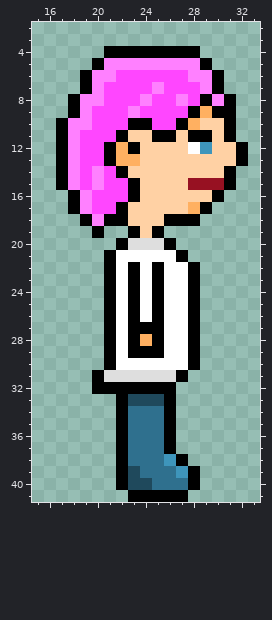
Edited in one commit: pixel-art sprite (sprites/sprDoctor/layers/feafd31d-fef2-406e-9972-338dfd5de06f/170a6e4d-7873-4912-81af-b77616c1d5a1.png). The picture above was drawn from the file before the commit.
The file is 50x42 pixels. Shown: x 15..33, y 2..41.
Once edited:
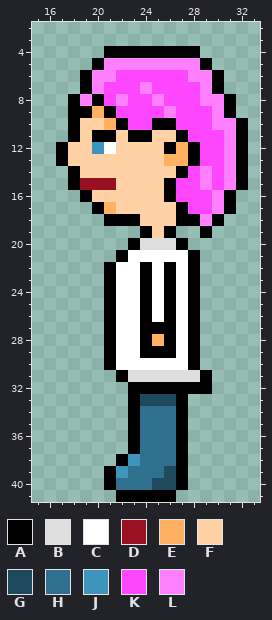
Palette (. is transparent): A #000000  B #dedede  C #ffffff  D #971122  E #ffb061  F #ffd1a4  G #1f495c  H #2f708e  J #3e95bb  K #ff46ff  L #ff80ff
Changes in this commit:
@@ x 15..33 @@
  6 ....ALLKKKKKKLLA...
- 7 ....ALKKKKLKKKLA...
- 8 ...ALLKKKLKKLKALA..
- 9 ...ALKKKLKKKKAEAA..
-10 ..ALLKKKAAKKAEFFA..
-11 ..ALKKKAFFAAFAAFA..
-12 ..ALKKAEAFFFFCJFFA.
-13 ..ALKKAEEFFFFFFFFA.
-14 ..ALKLKAFFFFFFFFA..
-15 ..ALKLKKAFFFFDDDA..
-16 ...ALKKKAFFFFFFA...
-17 ...ALKKAFFFFFEA....
-18 ....ALAAFFFAAA.....
-19 .....A..AFA........
-20 .......ABBBA.......
-21 ......ACCCCCA......
-22 ......ACACACCA.....
-23 ......ACACACCA.....
-24 ......ACACACCA.....
-25 ......ACACACCA.....
-26 ......ACACACCA.....
-27 ......ACAAACCA.....
-28 ......ACAEACCA.....
-29 ......ACAAACCA.....
+ 7 ....ALKKKLKKKKLA...
+ 8 ...ALAKLKKLKKKLLA..
+ 9 ...AAEAKKKKLKKKLA..
+10 ...AFFEAKKAAKKKLLA.
+11 ...AFAAFAAFFAKKKLA.
+12 ..AFFJCFFFFAEAKKLA.
+13 ..AFFFFFFFFEEAKKLA.
+14 ...AFFFFFFFFAKLKLA.
+15 ...ADDDFFFFAKKLKLA.
+16 ....AFFFFFFAKKKLA..
+17 .....AEFFFFFAKKLA..
+18 ......AAAFFFAALA...
+19 .........AFA..A....
+20 ........ABBBA......
+21 .......ACCCCCA.....
+22 ......ACCACACA.....
+23 ......ACCACACA.....
+24 ......ACCACACA.....
+25 ......ACCACACA.....
+26 ......ACCACACA.....
+27 ......ACCAAACA.....
+28 ......ACCAEACA.....
+29 ......ACCAAACA.....
 30 ......ACCCCCCA.....
-31 .....ABBBBBBA......
-32 .....AAAAAAA.......
-33 .......AGGGA.......
-34 .......AHHHA.......
-35 .......AHHHA.......
-36 .......AHHHA.......
-37 .......AHHHA.......
-38 .......AHHHJA......
-39 .......AGHHHJA.....
-40 .......AGGHHHA.....
-41 ........AAAAA......
+31 .......ABBBBBBA....
+32 ........AAAAAAA....
+33 ........AGGGA......
+34 ........AHHHA......
+35 ........AHHHA......
+36 ........AHHHA......
+37 ........AHHHA......
+38 .......AJHHHA......
+39 ......AJHHHGA......
+40 ......AHHHGGA......
+41 .......AAAAA.......
Where, in picture pixels (left, top, right, bottom), the same in both pictures:
changed: (56, 82, 248, 502)
